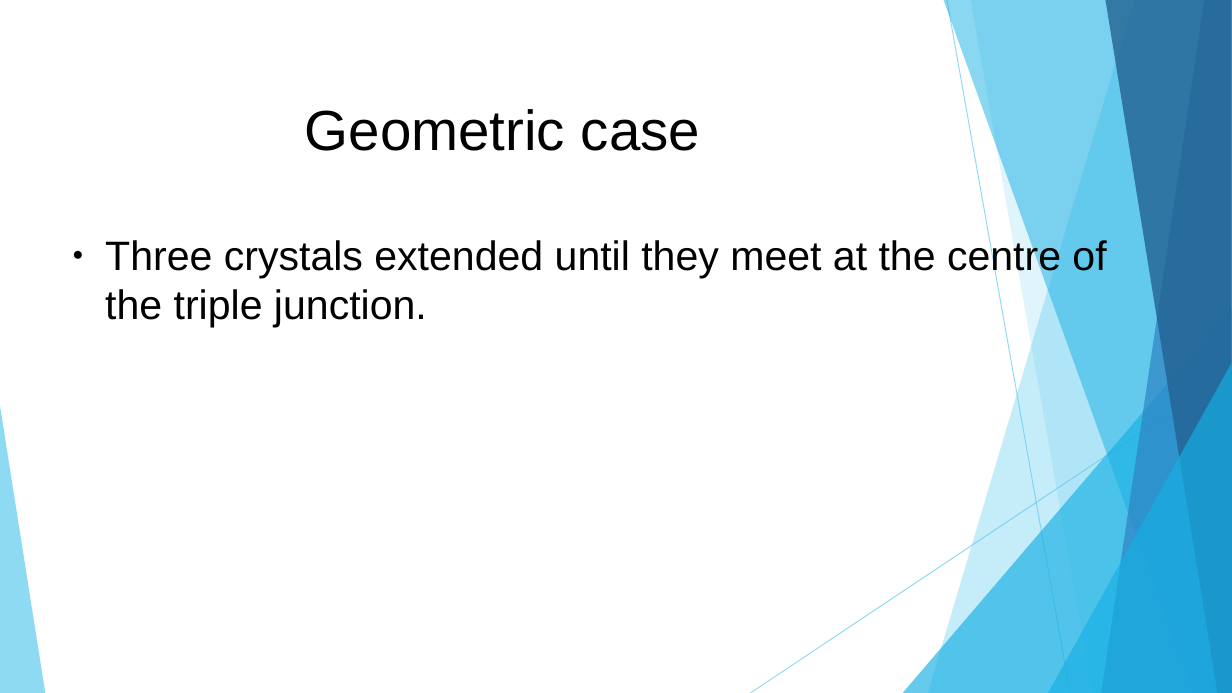
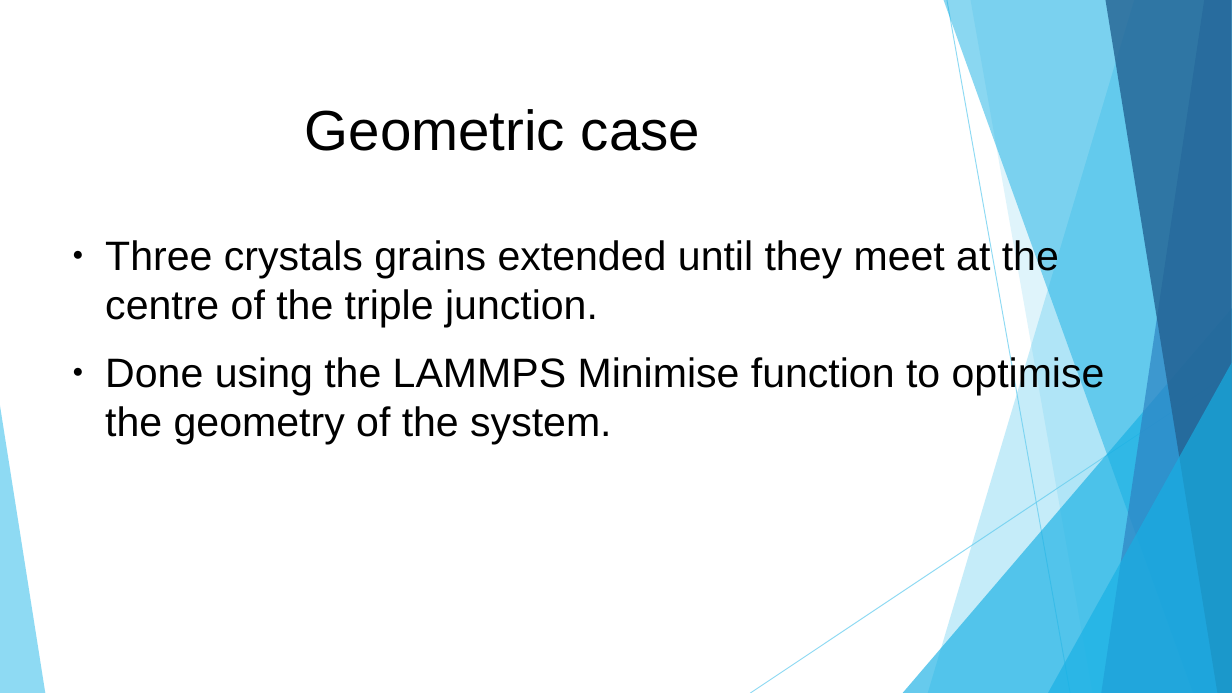
Before and after one commit to OFThomas/amorphMgO, a slide deck: slide 2 of Amorphous MgO Triple Junctions.odp. Drawn at 1232x693 pixels with LibreOffice and Linux fonts; fonts in the diff are those of the drawing. Boxes give left, top, right and bottom in pixels: in the first picture for what was removed or moved away, otherwise in the second. Text is boxed around its words. In the diff, an @@ line names an element or a change of style, - is before the commit and + after.

```diff
--- a/Amorphous MgO Triple Junctions.odp
+++ b/Amorphous MgO Triple Junctions.odp
@@ text at <box>105,238,1105,445</box>: text changed @@
-● Three crystals extended until they meet at the centre of the triple junction.
+● Three crystals grains extended until they meet at the centre of the triple junction.
+● Done using the LAMMPS Minimise function to optimise the geometry of the system.
```
Also in this commit, not shown: 3 other slides changed, 1 slide added, 1 slide removed, 4 other files.
